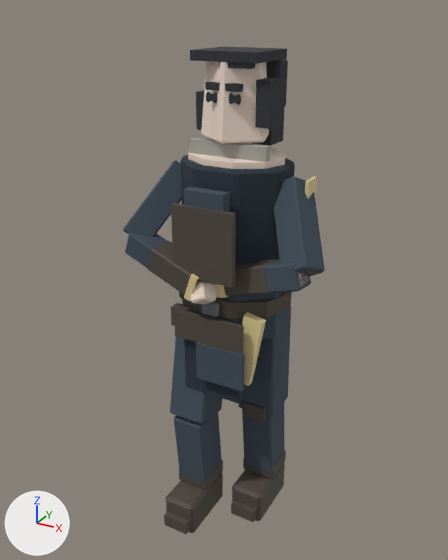
Before and after pictures for a commit that changed the Blender file art-src/blender/fighters/wolf_training.blend.
Before and after are seen from a camera (50 mm lens) standing at (0.948, -1.813, 1.889) and looking at (-0.03, -0.034, 1.0). The axes (+X, +Y, +Z) are drawn at lower left. The lights are the same throughout. The first picture is the older version.

In view in the first picture: 'Boot.R', 'ChestLayer', 'GambesonShell', 'Hair', 'HairBack', 'HairForelock', 'HairNape', 'HairTemple.L', 'HairTemple.R', 'HeadSkin', 'SleeveUpper.L', 'SleeveUpper.R', 'TrouserLower.L', 'TrouserLower.R', 'TrouserUpper.L', 'TrouserUpper.R', 'WaistCloth', 'WaistPanel' and 28 more.
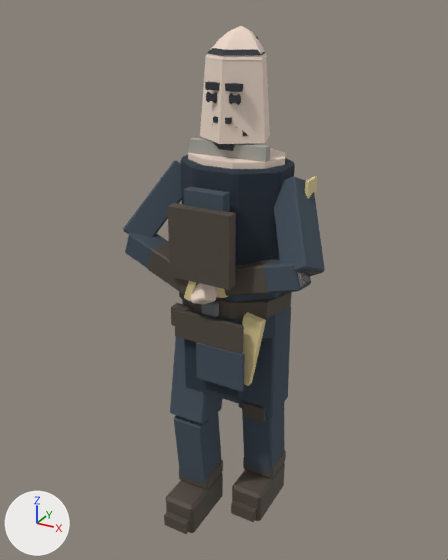
Not visible in the pictures: 'HairCrop'.

Where the change shows, as pixel boxes (x1, y1, x2, y2) in the pictures (448 x 560 px):
'ChestLayer', moved, rescaled (6% wider): before (171, 203, 236, 288); after (167, 203, 236, 290)
'HeadSkin', reshaped (7% taller): before (201, 61, 269, 143); after (200, 56, 270, 144)
'Hair', deleted: before (190, 47, 287, 63)
'HairTemple.L', deleted: before (255, 78, 283, 129)
'HeadCrown', added (pale yellow): after (205, 26, 267, 60)
'HairBack', deleted: before (266, 59, 288, 109)
'HairNape', deleted: before (252, 108, 284, 146)
'HairCropCap', added: after (207, 48, 265, 56)
'HairTemple.R', deleted: before (196, 90, 204, 130)
'HairForelock', deleted: before (219, 62, 255, 69)
'BeardJaw', added: after (212, 124, 237, 151)
'BeardMustache', added: after (213, 116, 232, 124)
'BeardCheek.L', added: after (242, 130, 248, 136)

The change, as a list of edits to the scene's bpy script:
```text
Change me_headskin:
    remove me_headskin.from_pydata(...)  # 30 vertices, 32 faces; spans x -0.116..0.116, y -0.114..0.096, z 1.5..1.75
    add me_headskin.from_pydata(...)  # 10 vertices, 7 faces; spans x -0.119..0.119, y -0.119..0.096, z 1.5..1.75
    me_headskin part 1: the whole mesh is rebuilt
Change me_chestlayer:
    remove me_chestlayer.from_pydata(...)  # 8 vertices, 6 faces; spans x -0.11..0.11, y -0.235..-0.215, z 1.08..1.32
    add me_chestlayer.from_pydata(...)  # 8 vertices, 6 faces; spans x -0.11..0.11, y -0.255..-0.215, z 1.08..1.32
    me_chestlayer part 2: the whole mesh is scaled about its middle by (1, 2, 1), then moved by (0.0, -0.01, 0.0)
Add me_beardcheek_l:
    me_beardcheek_l.from_pydata([(0.0589, -0.0291, 1.5666), (0.0341, -0.0539, 1.5666), (0.0511, -0.0709, 1.5734), (0.0759, -0.0461, 1.5734), (0.0681, -0.0419, 1.517), (0.0469, -0.0631, 1.517), (0.0619, -0.0781, 1.523), (0.0831, -0.0569, 1.523)], [], [(3, 0, 1, 2), (4, 7, 6, 5), (0, 4, 5, 1), (1, 5, 6, 2), (2, 6, 7, 3), (3, 7, 4, 0)])
    me_beardcheek_l.materials.append(mat_hair)  # dark grey #30343a
Add me_haircrop:
    me_haircrop.from_pydata([(-0.04, 0.021, 1.7937), (0.04, 0.021, 1.7937), (0.04, 0.059, 1.8063), (-0.04, 0.059, 1.8063), (-0.02, 0.0658, 1.6753), (0.02, 0.0658, 1.6753), (0.02, 0.0942, 1.6847), (-0.02, 0.0942, 1.6847)], [], [(3, 0, 1, 2), (4, 7, 6, 5), (0, 4, 5, 1), (1, 5, 6, 2), (2, 6, 7, 3), (3, 7, 4, 0)])
    me_haircrop.materials.append(mat_hair)  # dark grey #30343a
Remove ob_hair:
    ob_hair = bpy.data.objects.new('Hair', me_hair)
Remove ob_hairnape:
    ob_hairnape = bpy.data.objects.new('HairNape', me_hairnape)
Remove ob_hairtemple_l:
    ob_hairtemple_l = bpy.data.objects.new('HairTemple.L', me_hairtemple_l)
Remove ob_hairtemple_r:
    ob_hairtemple_r = bpy.data.objects.new('HairTemple.R', me_hairtemple_r)
Remove ob_hairback:
    ob_hairback = bpy.data.objects.new('HairBack', me_hairback)
Remove ob_hairforelock:
    ob_hairforelock = bpy.data.objects.new('HairForelock', me_hairforelock)
Add ob_beardcheek_l:
    ob_beardcheek_l = bpy.data.objects.new('BeardCheek.L', me_beardcheek_l)
    ob_beardcheek_l.location = (0.0, 0.0, 0.0)
Add ob_beardjaw:
    ob_beardjaw = bpy.data.objects.new('BeardJaw', me_beardjaw)  # 12 vertices, 10 faces; spans x -0.045..0.045, y -0.0921..-0.0394, z 1.4534..1.5517; in mat_hair (dark grey #30343a)
    ob_beardjaw.location = (0.0, 0.0, 0.0)
Add ob_beardmustache:
    ob_beardmustache = bpy.data.objects.new('BeardMustache', me_beardmustache)  # a box spanning x -0.03..0.03, y -0.104..-0.076, z 1.561..1.579; in mat_hair (dark grey #30343a)
    ob_beardmustache.location = (0.0, 0.0, 0.0)
Add ob_haircrop:
    ob_haircrop = bpy.data.objects.new('HairCrop', me_haircrop)
    ob_haircrop.location = (0.0, 0.0, 0.0)
Add ob_haircropcap:
    ob_haircropcap = bpy.data.objects.new('HairCropCap', me_haircropcap)  # 16 vertices, 15 faces; spans x -0.095..0.095, y -0.095..0.077, z 1.758..1.822; in mat_hair (dark grey #30343a)
    ob_haircropcap.location = (0.0, 0.0, 0.0)
Add ob_headcrown:
    ob_headcrown = bpy.data.objects.new('HeadCrown', me_headcrown)  # 21 vertices, 20 faces; spans x -0.1..0.1, y -0.1..0.081, z 1.746..1.838; in mat_skin (pale yellow #f0dbcb)
    ob_headcrown.location = (0.0, 0.0, 0.0)
```
